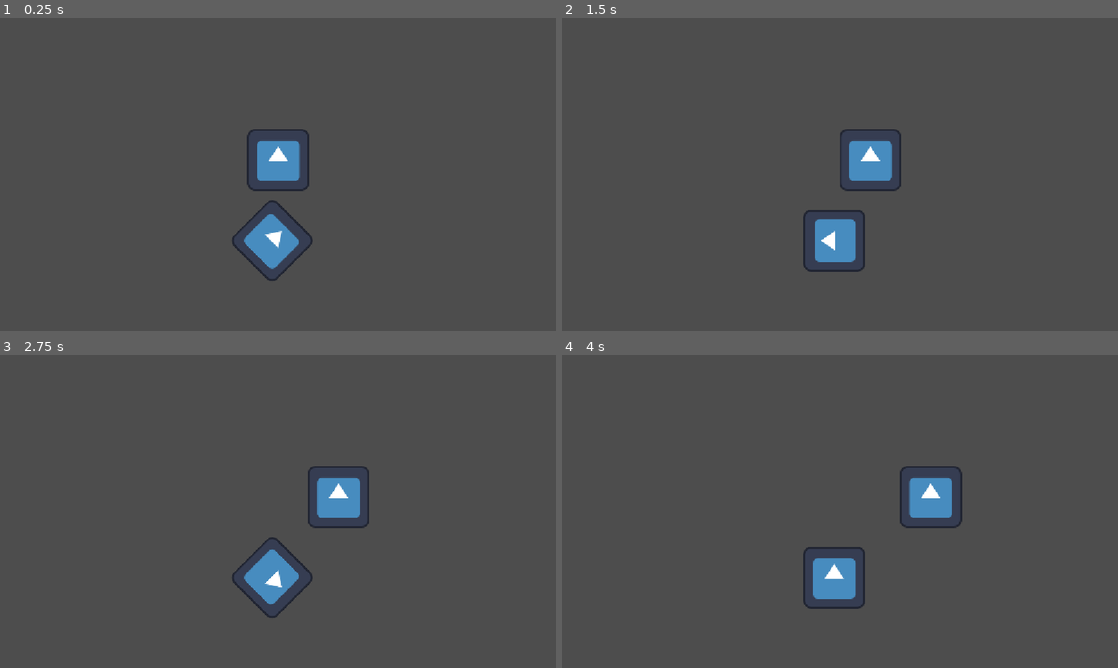
Above: before the commit, frames 1-4 (two rows, left to right).
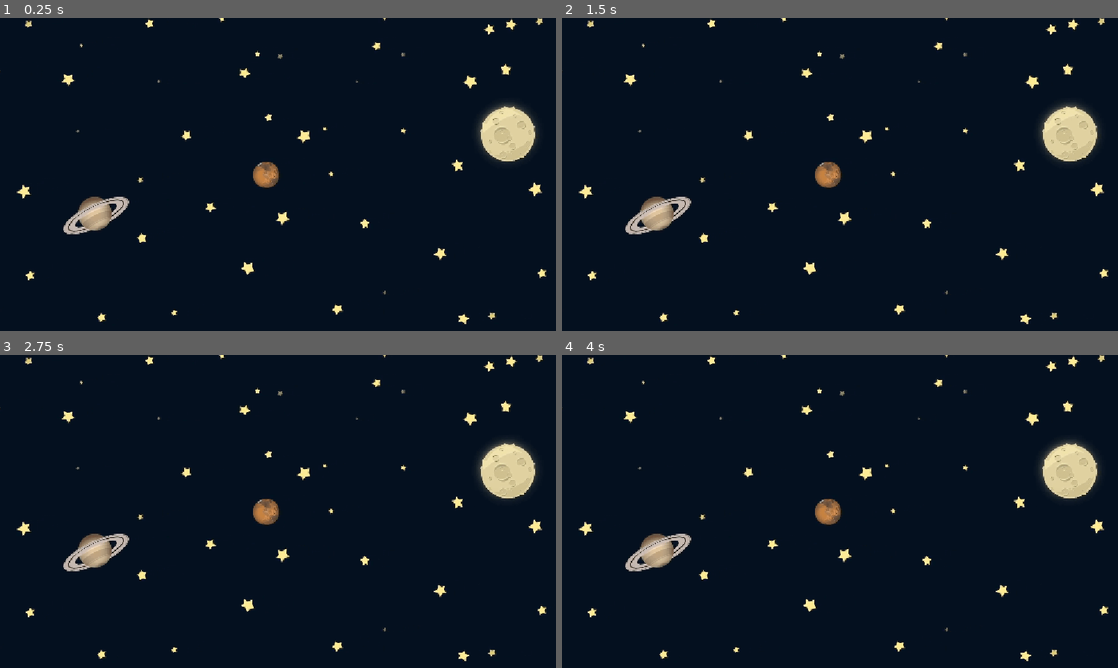
Above: after the commit, the same moments.

Repository: DeltaMonkey/GodotGDScriptGemCatcher
Game: Godot game, scene res://Scenes/Game/Game.tscn
The game is run twice, just before and just after one commit, with the same random seed, the same clock (stepped at 60 frames per second) and the same inputs. Before the commit the project starts from res://Scenes/Test/Test.tscn. The engine's default icon, where the game draws it, is replaced by a stand-in: a white triangle on a blue panel in a dark square.
Inputs:
- Up to frame 1 (0.25 s): no input
- Up to frame 2 (1.5 s): no input
- Up to frame 3 (2.75 s): no input
- Up to frame 4 (4 s): no input

The runs differ from the first frame. In frame 1, 100% of the frame differs, in the area x 0-100%, y 0-100%; in frame 2, 100%; in frame 3, 100%; in frame 4, 100%.

Commit message:
Game scene added

Diff:
--- /dev/null
+++ b/Scenes/Game/Game.tscn
@@ -0,0 +1,10 @@
+[gd_scene load_steps=2 format=3 uid="uid://dpisj8vnqrjyh"]
+
+[ext_resource type="Texture2D" uid="uid://c18f4c22h4jnq" path="res://Assets/GameBg.png" id="1_rdw05"]
+
+[node name="Game" type="Node2D"]
+
+[node name="Sprite2D" type="Sprite2D" parent="."]
+position = Vector2(586, 330)
+scale = Vector2(0.65, 0.65)
+texture = ExtResource("1_rdw05")
--- a/project.godot
+++ b/project.godot
@@ -11,7 +11,7 @@
 [application]
 
 config/name="GodotGDScriptGemCatcher"
-run/main_scene="uid://brj44wa005x7t"
+run/main_scene="uid://dpisj8vnqrjyh"
 config/features=PackedStringArray("4.5", "Mobile")
 config/icon="res://icon.svg"
 
